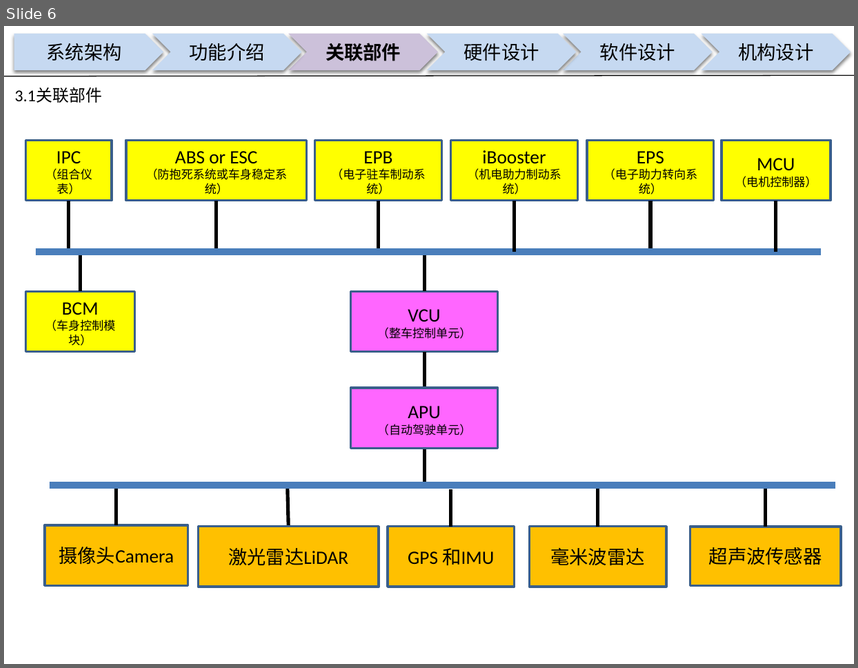
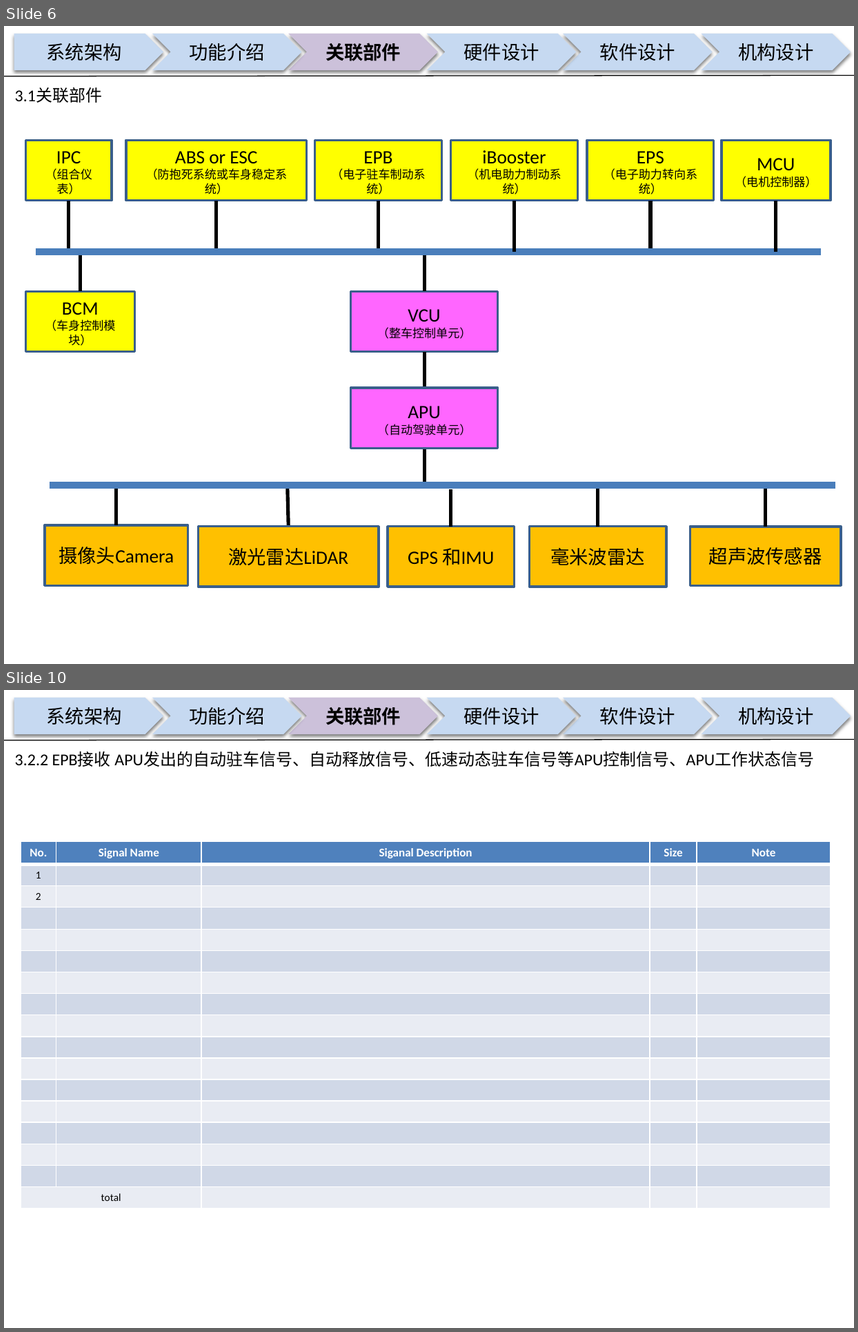
Before and after one commit to guruquan887/VAD01, a slide deck: 01需求分析/docs/specs/00APU设计构想书-VAD01-20180126.pptx. Shown one above the other, each under a label of ours: slide 6 before the commit, slides 6 and 10 after it; the slides between them are not shown. The pictures are 858x668 and 858x1332 pixels, drawn with LibreOffice and Linux fonts; fonts in the diff are those of the drawing; background and template pictures are left out. Boxes give left, top, right and bottom in pixels: in the first picture for what was removed or moved away, otherwise in the second. Text is boxed around its words. In the diff, an @@ line names an element or a change of style, - is before the commit and + after.

Commit message:
00APU设计构想书-VAD01-20180126
00APU设计构想书-VAD01-20180126

```diff
--- a/01需求分析/docs/specs/00APU设计构想书-VAD01-20180126.pptx
+++ b/01需求分析/docs/specs/00APU设计构想书-VAD01-20180126.pptx
@@ slide 10 added at [4,690,854,1328], background picture (left out) @@
@@ pentagon arrow added at [14,698,164,734], fill #C6D9F1, 16 pt, text #000000 @@
+系统架构
@@ chevron added at [152,698,301,734], fill #C6D9F1, 16 pt, text #000000 @@
+功能介绍
@@ chevron added at [289,698,439,734], fill #CCC1DA, 16 pt, text #000000, bold @@
+关联部件
@@ chevron added at [426,698,576,734], fill #C6D9F1, 16 pt, text #000000 @@
+硬件设计
@@ chevron added at [562,698,712,734], fill #C6D9F1, 16 pt, text #000000 @@
+软件设计
@@ chevron added at [701,698,851,734], fill #C6D9F1, 16 pt, text #000000 @@
+机构设计
@@ line added from (4, 740) to (854, 739), #000000 0.75 pt @@
@@ text added at [15,751,814,767], 14 pt, text #000000 @@
+3.2.2 EPB接收 APU发出的自动驻车信号、自动释放信号、低速动态驻车信号等APU控制信号、APU工作状态信号
@@ table added at [21,841,831,1204], 17 rows, 5 columns @@
+No. | Signal Name | Siganal Description | Size | Note
+1 |  |  |  | 
+2 |  |  |  | 
+ |  |  |  | 
+ |  |  |  | 
+ |  |  |  | 
+ |  |  |  | 
+ |  |  |  | 
+ |  |  |  | 
+ |  |  |  | 
+ |  |  |  | 
+ |  |  |  | 
+ |  |  |  | 
+ |  |  |  | 
+ |  |  |  | 
+ |  |  |  | 
+total |  |  |  | 
```
Also in this commit, not shown: 2 slides changed, 7 other slides added.
